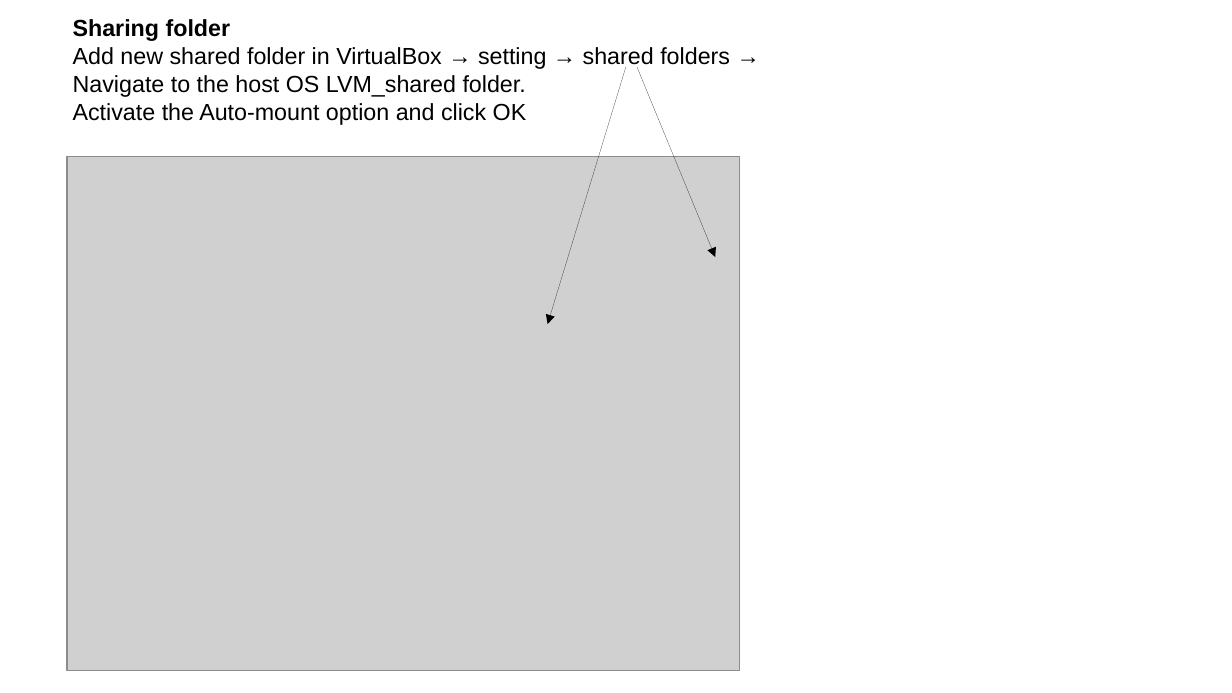
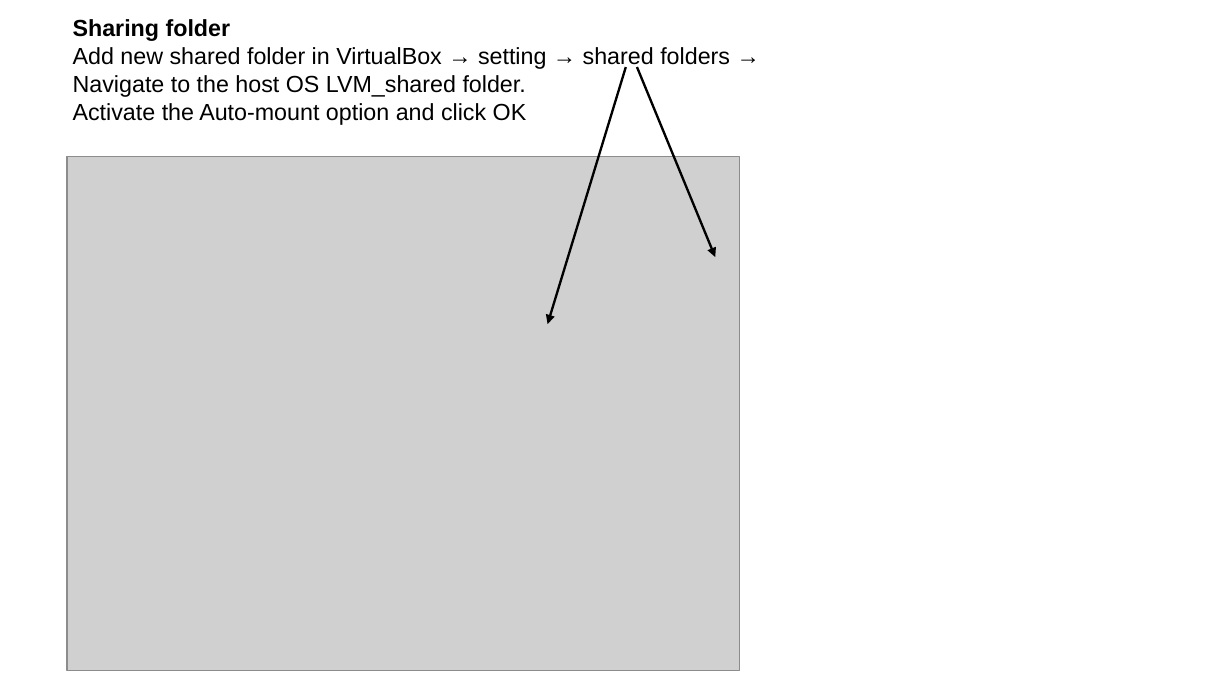
Before and after one commit to selvaje/SE_docs, a slide deck: slide 10 of source/VIRTUALMACHINE/Installation_vm_osgeo-live15.odp. Drawn at 1232x693 pixels with LibreOffice and Linux fonts; fonts in the diff are those of the drawing; grey boxes stand for pictures. Boxes give left, top, right and bottom in pixels: in the first picture for what was removed or moved away, otherwise in the second. Text is boxed around its words. In the diff, an @@ line names an element or a change of style, - is before the commit and + after.

```diff
--- a/source/VIRTUALMACHINE/Installation_vm_osgeo-live15.odp
+++ b/source/VIRTUALMACHINE/Installation_vm_osgeo-live15.odp
@@ arrow (626, 67) - (548, 324): stroke #000000 0 pt to #000000 1.5 pt @@
@@ arrow (637, 67) - (715, 257): stroke #000000 0 pt to #000000 1.5 pt @@
```
Also in this commit, not shown: 6 other slides changed, 33 other files.
